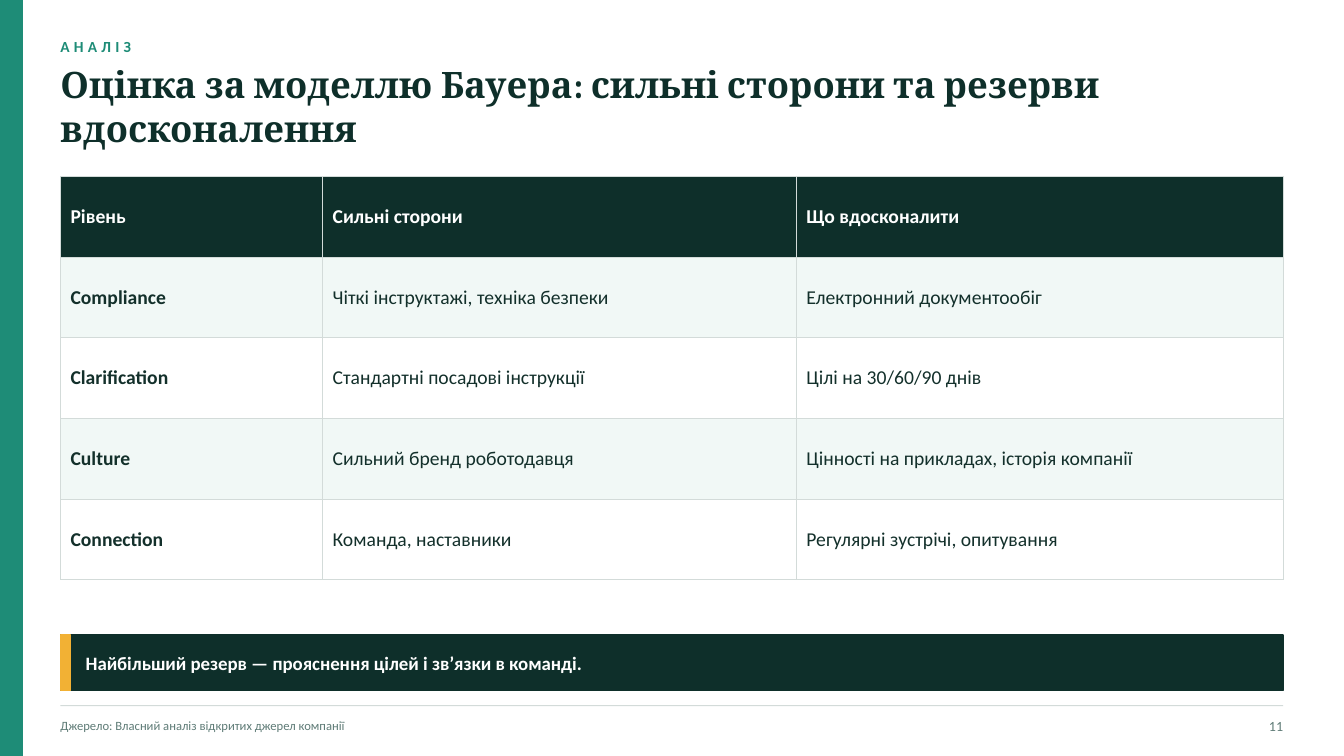
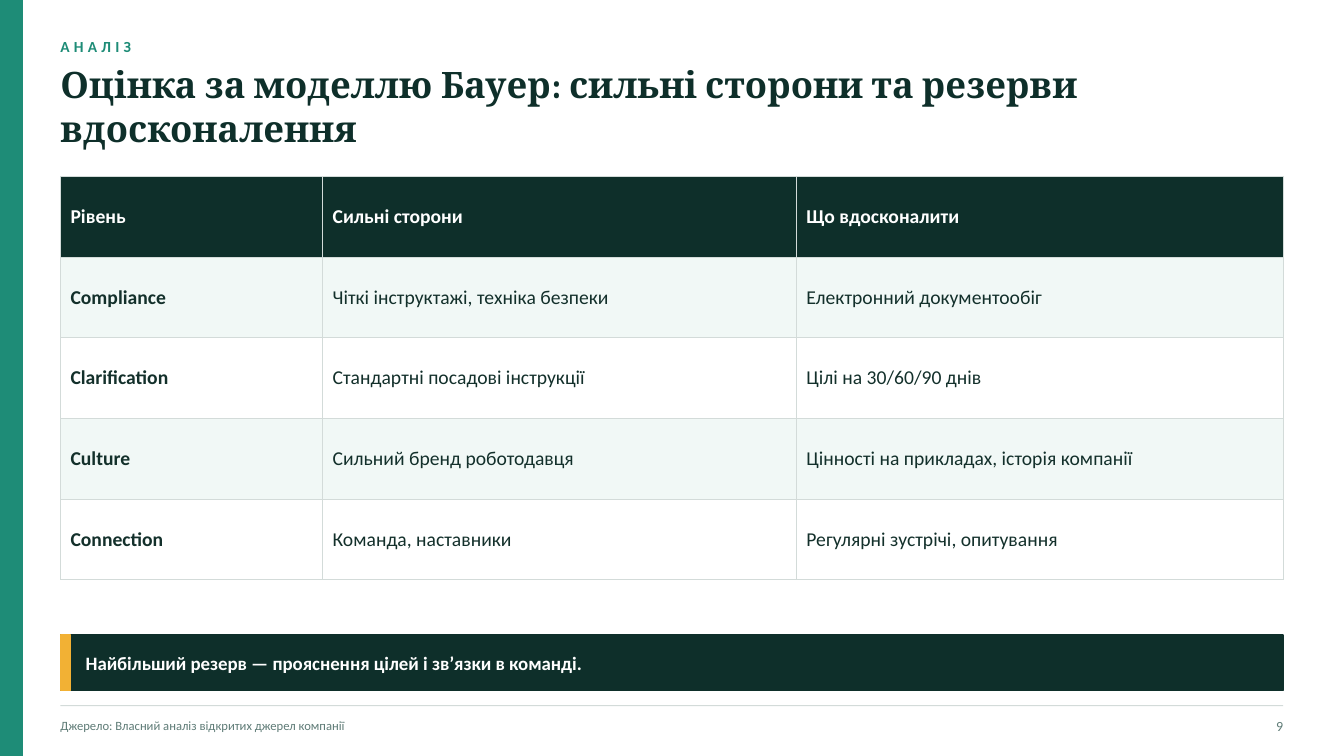
Before and after one commit to Storozh-007/anya-tasks, a slide deck: slide 9 of files/management/Брушневська_Анна_Менеджмент_презентація_для_захисту.pptx (slide 11 before the commit). Drawn at 1344x756 pixels with LibreOffice and Linux fonts; fonts in the diff are those of the drawing. Boxes give left, top, right and bottom in pixels: in the first picture for what was removed or moved away, otherwise in the second. Text is boxed around its words. In the diff, an @@ line names an element or a change of style, - is before the commit and + after.

```diff
--- a/files/management/Брушневська_Анна_Менеджмент_презентація_для_захисту.pptx
+++ b/files/management/Брушневська_Анна_Менеджмент_презентація_для_захисту.pptx
@@ text at [60,70,1078,150]: text changed @@
-Оцінка за моделлю Бауера: сильні сторони та резерви вдосконалення
+Оцінка за моделлю Бауер: сильні сторони та резерви вдосконалення
@@ text at [1276,722,1283,731]: text changed @@
-11
+9
```
Also in this commit, not shown: 14 other slides changed, 3 slides removed, 3 other files.
